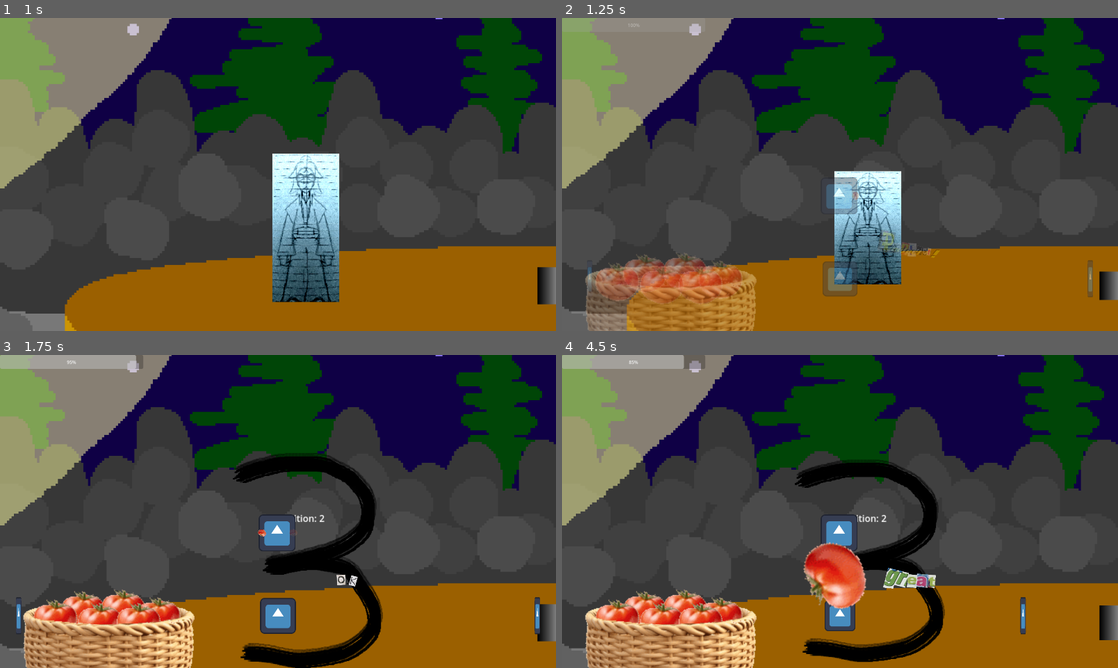
Above: before the commit, frames 1-4 (two rows, left to right).
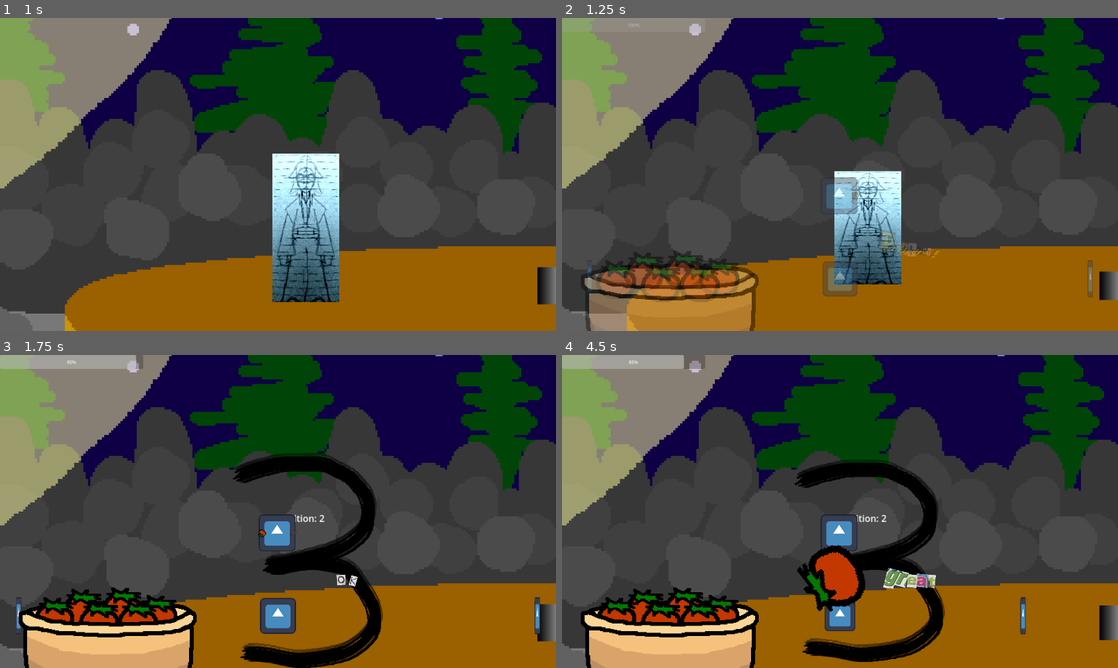
Above: after the commit, the same moments.

Repository: Quarticore/UntitledTomatoGame
Game: Godot game, scene res://scenes/main.tscn
The game is run twice, just before and just after one commit, with the same random seed, the same clock (stepped at 60 frames per second) and the same inputs. The engine's default icon, where the game draws it, is replaced by a stand-in: a white triangle on a blue panel in a dark square. Sound files missing from this copy of the repository are replaced by a short silence.
Inputs (mouse positions are in pixels of both pictures, inside the frame that each line leads up to):
- Up to frame 1 (1 s): move the mouse to (150, 143) at 0.52 s; hold D (InputRight) from 0.53 s (still down); click (150, 143) at 0.6 s
- Up to frame 2 (1.25 s): keep holding D (InputRight)
- Up to frame 3 (1.75 s): move the mouse to (555, 621) at 1.27 s; release D (InputRight) at 1.28 s; hold A (InputLeft) from 1.28 s (still down); tap S (InputMiddle) at 1.35 s; click (555, 621) at 1.42 s
- Up to frame 4 (4.5 s): move the mouse to (895, 442) at 2.02 s; release A (InputLeft) at 2.03 s; hold D (InputRight) 2.03-3.53 s; click (895, 442) at 2.1 s; move the mouse to (812, 574) at 2.77 s; tap S (InputMiddle) at 2.85, 4.35 s; click (812, 574) at 2.92 s; move the mouse to (1006, 558) at 3.52 s; hold A (InputLeft) from 3.53 s (still down); click (1006, 558) at 3.6 s; move the mouse to (673, 464) at 4.27 s

Frame 1 is identical in both runs. In frame 2, 4.1% of the frame differs, in the area x 4-54%, y 55-100%; in frame 3, 6.1%; in frame 4, 8.0%, in the area x 3-55%, y 59-100%.

Commit message:
Replace tomato scene textures with the toon textures

Diff:
--- a/scenes/main.tscn
+++ b/scenes/main.tscn
@@ -45,6 +45,21 @@
 outline_size = 20
 outline_color = Color(0, 0, 0, 1)
 
+[sub_resource type="Animation" id="Animation_ef6yt"]
+length = 0.001
+tracks/0/type = "value"
+tracks/0/imported = false
+tracks/0/enabled = true
+tracks/0/path = NodePath(".:self_modulate")
+tracks/0/interp = 1
+tracks/0/loop_wrap = true
+tracks/0/keys = {
+"times": PackedFloat32Array(0),
+"transitions": PackedFloat32Array(1),
+"update": 0,
+"values": [Color(1, 1, 1, 0)]
+}
+
 [sub_resource type="Animation" id="Animation_35kx0"]
 resource_name = "fade_in"
 length = 2.0
@@ -59,21 +74,6 @@
 "transitions": PackedFloat32Array(1, 1, 1, 1),
 "update": 0,
 "values": [Color(1, 1, 1, 0), Color(1, 1, 1, 1), Color(1, 1, 1, 1), Color(1, 1, 1, 0)]
-}
-
-[sub_resource type="Animation" id="Animation_ef6yt"]
-length = 0.001
-tracks/0/type = "value"
-tracks/0/imported = false
-tracks/0/enabled = true
-tracks/0/path = NodePath(".:self_modulate")
-tracks/0/interp = 1
-tracks/0/loop_wrap = true
-tracks/0/keys = {
-"times": PackedFloat32Array(0),
-"transitions": PackedFloat32Array(1),
-"update": 0,
-"values": [Color(1, 1, 1, 0)]
 }
 
 [sub_resource type="AnimationLibrary" id="AnimationLibrary_whw7y"]
--- a/scenes/tomato.tscn
+++ b/scenes/tomato.tscn
@@ -1,6 +1,6 @@
 [gd_scene load_steps=3 format=3 uid="uid://xafq334vhpnr"]
 
-[ext_resource type="Texture2D" uid="uid://dw1ioinuvrl4v" path="res://assets/images/tomato.png" id="2_p2j80"]
+[ext_resource type="Texture2D" uid="uid://vqaegfg75bj" path="res://assets/images/toon_tomato.png" id="2_hivxm"]
 [ext_resource type="Script" path="res://assets/scripts/tomato.gd" id="2_r1ndb"]
 
 [node name="Tomato" type="PathFollow2D"]
@@ -8,7 +8,8 @@
 script = ExtResource("2_r1ndb")
 
 [node name="Sprite2D" type="Sprite2D" parent="."]
-texture = ExtResource("2_p2j80")
+texture_filter = 1
+texture = ExtResource("2_hivxm")
 
 [node name="FadeTimer" type="Timer" parent="."]
 one_shot = true
--- a/scenes/tomato_shooter.tscn
+++ b/scenes/tomato_shooter.tscn
@@ -2,9 +2,9 @@
 
 [ext_resource type="Script" path="res://assets/scripts/tomato_shooter.gd" id="1_v0rqh"]
 [ext_resource type="Texture2D" uid="uid://cp1ayvxq1h4b0" path="res://icon.svg" id="2_s6651"]
-[ext_resource type="Texture2D" uid="uid://b4qx87qstfen0" path="res://assets/images/tomato_basket_back.png" id="3_vnfnc"]
-[ext_resource type="Texture2D" uid="uid://dw1ioinuvrl4v" path="res://assets/images/tomato.png" id="4_il1j7"]
-[ext_resource type="Texture2D" uid="uid://dkuvtagpptmi6" path="res://assets/images/tomato_basket_front.png" id="5_imun0"]
+[ext_resource type="Texture2D" uid="uid://dehibo2k4cun7" path="res://assets/images/toon_tomato_basket_back.png" id="3_qixhf"]
+[ext_resource type="Texture2D" uid="uid://vqaegfg75bj" path="res://assets/images/toon_tomato.png" id="4_ia6w5"]
+[ext_resource type="Texture2D" uid="uid://c5w50r0ctc67m" path="res://assets/images/toon_tomato_basket_front.png" id="5_3slt8"]
 
 [sub_resource type="Curve2D" id="Curve2D_2rw56"]
 _data = {
@@ -44,31 +44,39 @@
 scale = Vector2(2.66, 2.66)
 
 [node name="BasketBack" type="Sprite2D" parent="Basket"]
-texture = ExtResource("3_vnfnc")
+texture_filter = 1
+texture = ExtResource("3_qixhf")
 
 [node name="Tomato" type="Sprite2D" parent="Basket"]
+texture_filter = 1
 position = Vector2(-34, -64)
-texture = ExtResource("4_il1j7")
+texture = ExtResource("4_ia6w5")
 
 [node name="Tomato2" type="Sprite2D" parent="Basket"]
+texture_filter = 1
 position = Vector2(-70, -53)
-texture = ExtResource("4_il1j7")
+texture = ExtResource("4_ia6w5")
 
 [node name="Tomato3" type="Sprite2D" parent="Basket"]
+texture_filter = 1
 position = Vector2(18, -66)
-texture = ExtResource("4_il1j7")
+texture = ExtResource("4_ia6w5")
 
 [node name="Tomato4" type="Sprite2D" parent="Basket"]
+texture_filter = 1
 position = Vector2(-12, -49)
-texture = ExtResource("4_il1j7")
+texture = ExtResource("4_ia6w5")
 
 [node name="Tomato5" type="Sprite2D" parent="Basket"]
+texture_filter = 1
 position = Vector2(64, -56)
-texture = ExtResource("4_il1j7")
+texture = ExtResource("4_ia6w5")
 
 [node name="Tomato6" type="Sprite2D" parent="Basket"]
+texture_filter = 1
 position = Vector2(38, -49)
-texture = ExtResource("4_il1j7")
+texture = ExtResource("4_ia6w5")
 
 [node name="BasketFront" type="Sprite2D" parent="Basket"]
-texture = ExtResource("5_imun0")
+texture_filter = 1
+texture = ExtResource("5_3slt8")
Not shown, added: assets/images/toon_tomato.png.import
Not shown, added: assets/images/toon_tomato_basket_back.png.import
Not shown, added: assets/images/toon_tomato_basket_front.png.import
